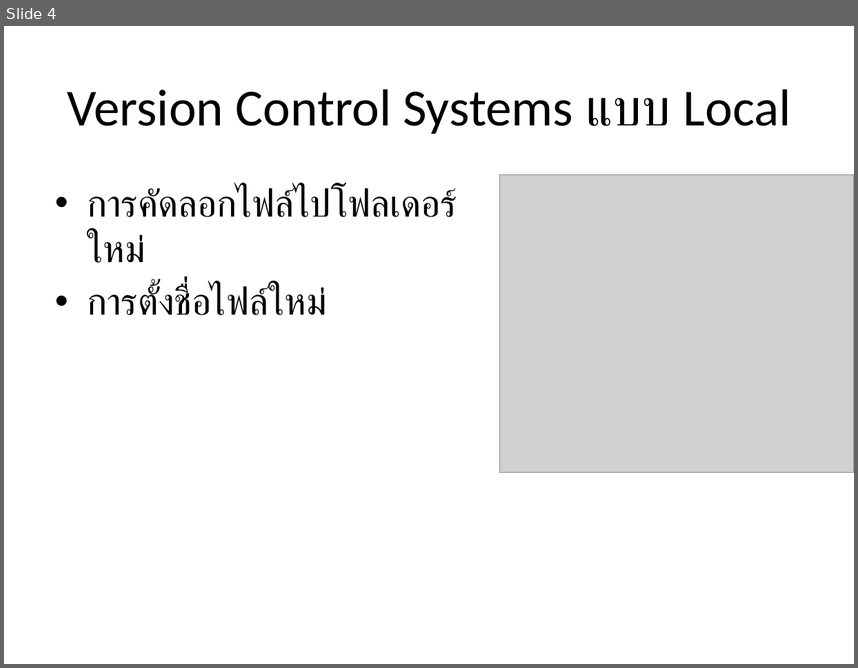
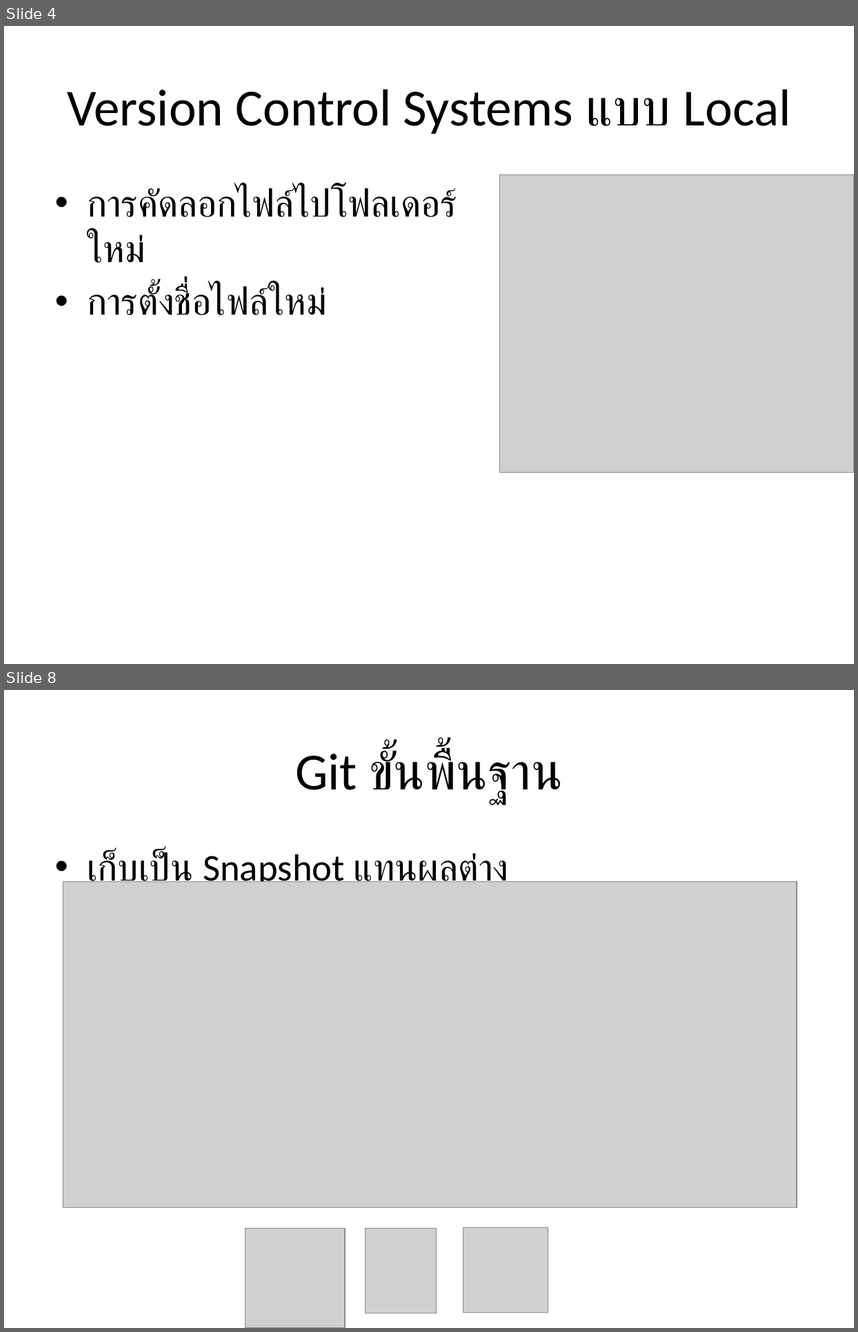
Before and after one commit to peerax/Presentation, a slide deck: git & versioncontrol.pptx. Shown one above the other, each under a label of ours: slide 4 before the commit, slides 4 and 8 after it; the slides between them are not shown. The pictures are 858x668 and 858x1332 pixels, drawn with LibreOffice and Linux fonts; fonts in the diff are those of the drawing; grey boxes stand for pictures. Boxes give left, top, right and bottom in pixels: in the first picture for what was removed or moved away, otherwise in the second. Text is boxed around its words. In the diff, an @@ line names an element or a change of style, - is before the commit and + after.

Commit message:
v0.3

```diff
--- a/git & versioncontrol.pptx
+++ b/git & versioncontrol.pptx
@@ slide 8 added at [4,690,854,1328], background #FFFFFF @@
@@ title added at [295,749,562,802], 44 pt, text #000000 @@
+Git ขั้นพื้นฐาน
@@ text added at [87,851,509,891], 32 pt, text #000000 @@
+• เก็บเป็น Snapshot แทนผลต่าง
@@ picture added at [63,881,796,1207] @@
@@ picture added at [463,1228,548,1312] @@
@@ picture added at [245,1228,345,1328] @@
@@ picture added at [366,1228,436,1313] @@
```
Also in this commit, not shown: 1 slide changed, 3 other slides added.
